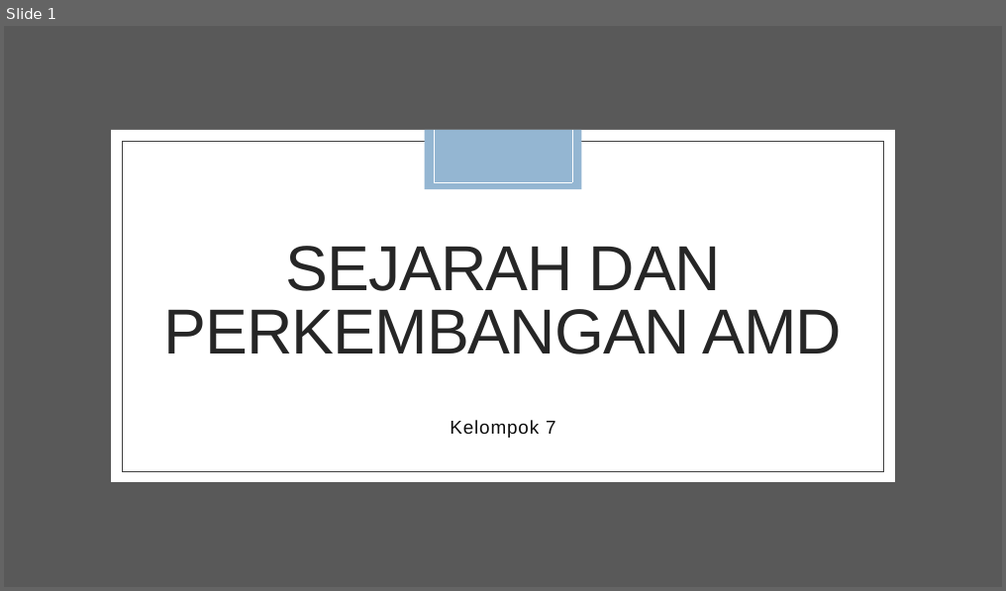
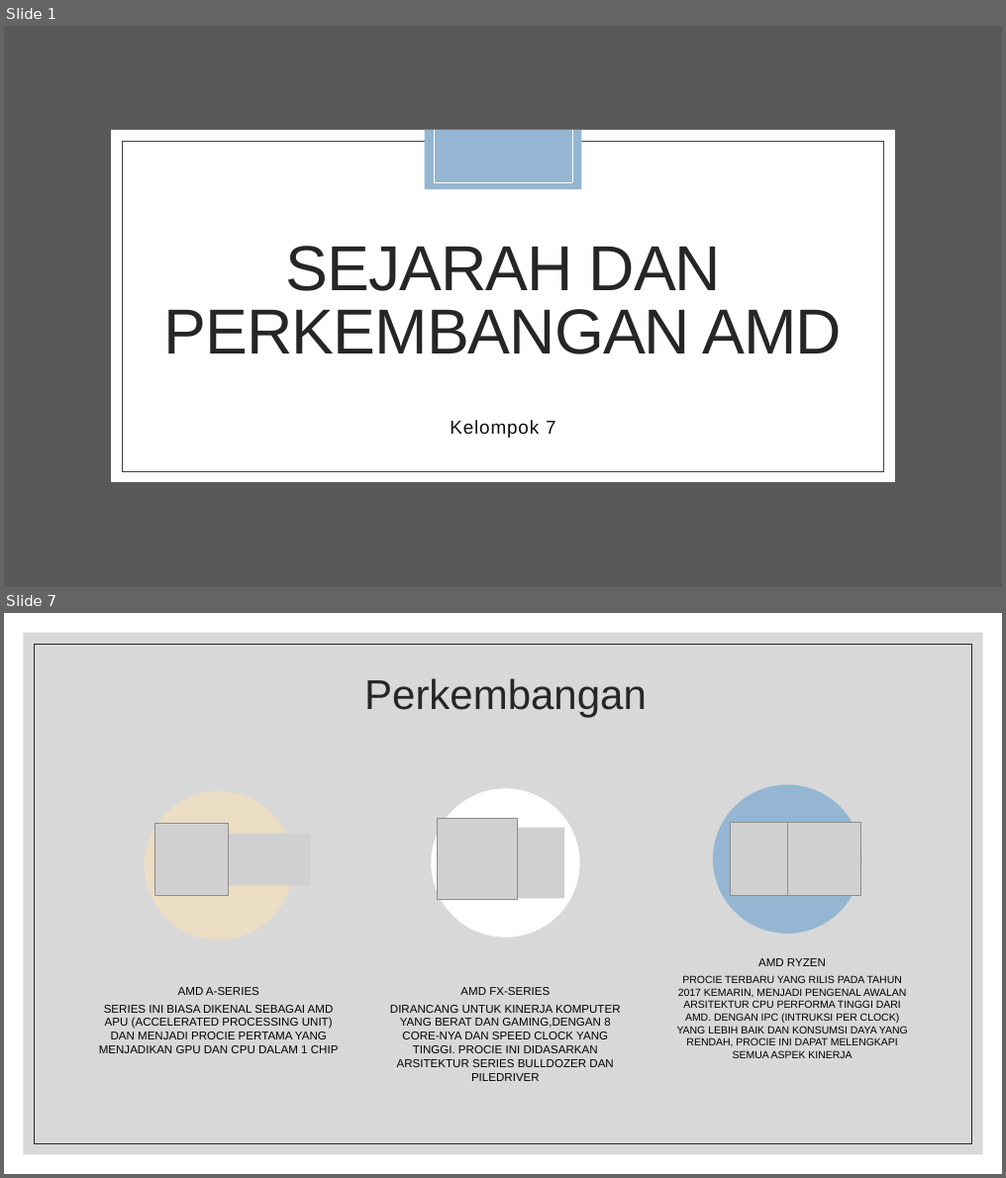
Before and after one commit to Gilgamesh-za/Kuliah, a slide deck: arsikom/Sejarah dan Perkembangan AMD.pptx. Shown one above the other, each under a label of ours: slide 1 before the commit, slides 1 and 7 after it; the slides between them are not shown. The pictures are 1006x591 and 1006x1178 pixels, drawn with LibreOffice and Linux fonts; fonts in the diff are those of the drawing; grey boxes stand for pictures; background and template pictures are left out. Boxes give left, top, right and bottom in pixels: in the first picture for what was removed or moved away, otherwise in the second. Text is boxed around its words. In the diff, an @@ line names an element or a change of style, - is before the commit and + after.

```diff
--- a/arsikom/Sejarah dan Perkembangan AMD.pptx
+++ b/arsikom/Sejarah dan Perkembangan AMD.pptx
@@ slide 7 added at (4, 613, 1002, 1174), background #FFFFFF @@
@@ rectangle added at (24, 633, 983, 1155), fill #BFBFBF at 60% opacity @@
@@ rectangle added at (35, 644, 972, 1144), outline #262626 0.5 pt @@
@@ title added at (364, 678, 647, 717), 40 pt, text #262626 @@
+Perkembangan
@@ ellipse added at (713, 784, 862, 934), fill #94B6D2 @@
@@ picture added at (437, 819, 518, 900) @@
@@ picture added at (155, 823, 229, 896) @@
@@ picture added at (731, 823, 804, 896) @@
@@ picture added at (787, 823, 860, 896) @@
@@ group added at (99, 789, 908, 1081): 3 texts, 2 ellipses, 2 pictures, 1 round diag rect @@
+AMD A-SERIES
+SERIES INI BIASA DIKENAL SEBAGAI AMD APU (ACCELERATED PROCESSING UNIT) DAN MENJADI PROCIE PERTAMA YANG MENJADIKAN GPU DAN CPU DALAM 1 CHIP
+AMD FX-SERIES
+DIRANCANG UNTUK KINERJA KOMPUTER YANG BERAT DAN GAMING,DENGAN 8 CORE-NYA DAN SPEED CLOCK YANG TINGGI. PROCIE INI DIDASARKAN ARSITEKTUR SERIES BULLDOZER DAN PILEDRIVER
+AMD RYZEN
+PROCIE TERBARU YANG RILIS PADA TAHUN 2017 KEMARIN, MENJADI PENGENAL AWALAN ARSITEKTUR CPU PERFORMA TINGGI DARI AMD. DENGAN IPC (INTRUKSI PER CLOCK) YANG LEBIH BAIK DAN KONSUMSI DAYA YANG RENDAH, PROCIE INI DAPAT MELENGKAPI SEMUA ASPEK KINERJA
```
Also in this commit, not shown: 2 slides changed, 1 other file.
